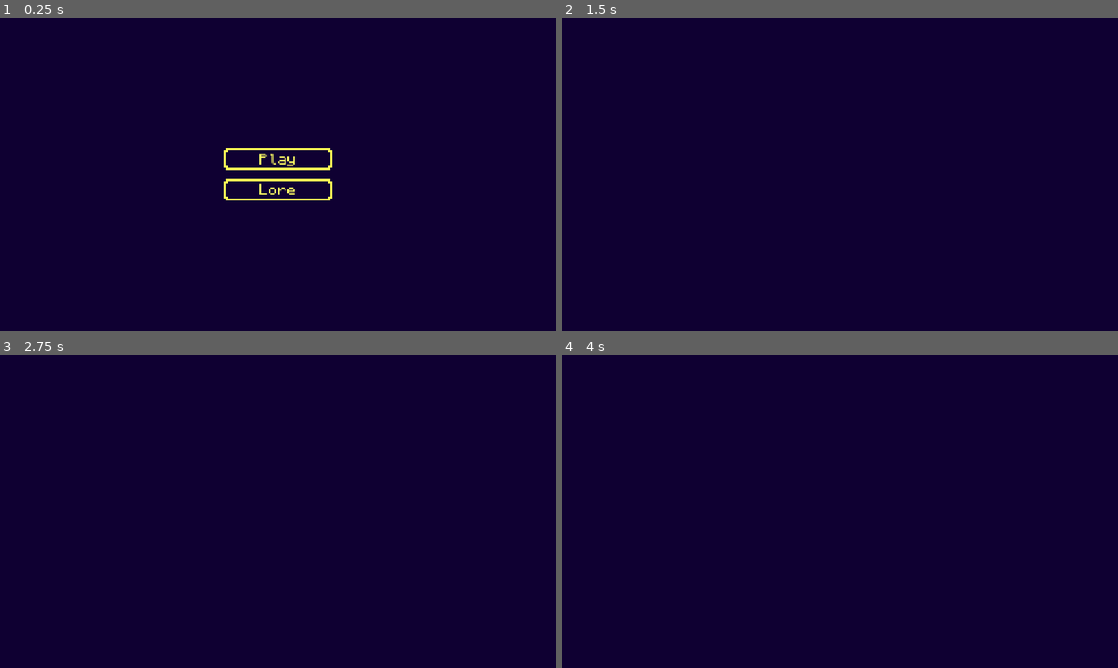
Above: before the commit, frames 1-4 (two rows, left to right).
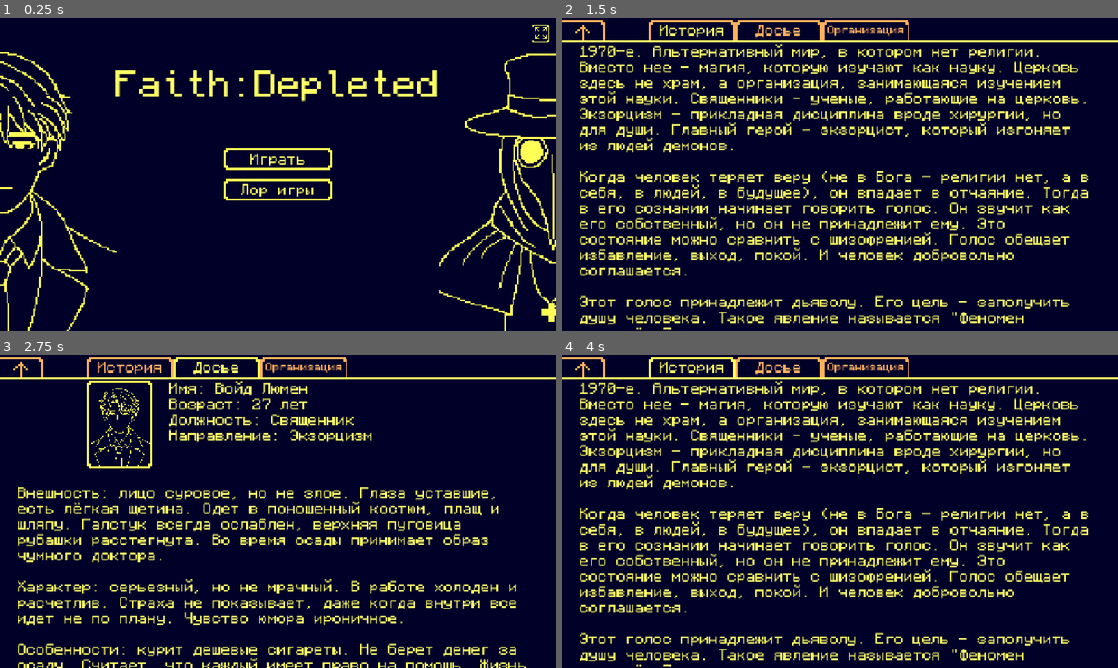
Above: after the commit, the same moments.

Repository: FyxOne/FaiDep
Game: Godot game, scene res://scenes/menu.tscn
Two runs of this game, one before a commit and one after it. Both use one fixed random seed, a clock stepped at 60 frames per second and the inputs below.
Inputs (mouse positions are in pixels of both pictures, inside the frame that each line leads up to):
- Up to frame 1 (0.25 s): no input
- Up to frame 2 (1.5 s): click "Lore" (after the commit: "Лор игры") at 0.5 s; click (689, 30) at 1.25 s, where only the run after the commit has a clickable "История"
- Up to frame 3 (2.75 s): click (216, 367) at 2 s, where only the run after the commit has a clickable "Досье"
- Up to frame 4 (4 s): click (867, 367) at 2.75 s, where only the run after the commit has a clickable "Организация"; click (689, 367) at 3.5 s, where only the run after the commit has a clickable "История"

The runs differ from the first frame. In frame 1, 5.3% of the frame differs, in the area x 0-100%, y 2-100%; in frame 2, 18%, in the area x 0-100%, y 0-100%; in frame 3, 14%; in frame 4, 18%.

Commit message:
Сделал страницу лора. Изменил меню. Изменил иконку

Diff:
--- a/project.godot
+++ b/project.godot
@@ -10,17 +10,18 @@
 
 [application]
 
-config/name="FaiDep"
+config/name="Faith:Depleted"
 run/main_scene="res://scenes/menu.tscn"
 config/features=PackedStringArray("4.7", "GL Compatibility")
-config/icon="res://icon.svg"
+boot_splash/bg_color=Color(0.05882353, 0, 0.19607843, 1)
+boot_splash/image="uid://dnfdvon1iopyd"
+config/icon="uid://dnfdvon1iopyd"
 
 [display]
 
 window/size/viewport_width=1280
 window/size/viewport_height=720
 window/stretch/mode="canvas_items"
-window/stretch/aspect="expand"
 
 [physics]
 
@@ -28,7 +29,8 @@
 
 [rendering]
 
+textures/canvas_textures/default_texture_filter=0
 rendering_device/driver.windows="d3d12"
 renderer/rendering_method="gl_compatibility"
 renderer/rendering_method.mobile="gl_compatibility"
-environment/defaults/default_clear_color=Color(0.05882353, 0, 0.19607843, 1)
+environment/defaults/default_clear_color=Color(0, 0, 0.16078432, 1)
--- a/scenes/lore.tscn
+++ b/scenes/lore.tscn
@@ -1,3 +1,272 @@
 [gd_scene format=3 uid="uid://boidy3qle0fv4"]
 
+[ext_resource type="Script" uid="uid://foaxlysdmbq3" path="res://scripts/lore.gd" id="1_qel7j"]
+[ext_resource type="Texture2D" uid="uid://bgedrw0pvpufy" path="res://resources/textures/non_active_tab.png" id="1_sohhm"]
+[ext_resource type="Texture2D" uid="uid://yyrurmfdbvl1" path="res://resources/textures/active_tab.png" id="2_qel7j"]
+[ext_resource type="FontFile" uid="uid://c8jeuopyf12c7" path="res://resources/fonts/Monocraft.otf" id="4_oo4qk"]
+[ext_resource type="Texture2D" uid="uid://ds1c3ubewkmct" path="res://resources/textures/arrow_pressed.png" id="5_fiw8w"]
+[ext_resource type="Texture2D" uid="uid://2axogn1gut28" path="res://resources/textures/lumen_portrait.png" id="6_xhytr"]
+[ext_resource type="Texture2D" uid="uid://b4e3it5omgjst" path="res://resources/icons/icon32x.png" id="7_g7dn5"]
+[ext_resource type="Texture2D" uid="uid://cwpfbihrn7a2s" path="res://resources/textures/doctor_portrait.png" id="7_ldtwi"]
+
 [node name="Lore" type="Node2D" unique_id=1898827639]
+script = ExtResource("1_qel7j")
+
+[node name="historyTab" type="TextureButton" parent="." unique_id=1935842736]
+offset_left = 200.0
+offset_top = 5.0
+offset_right = 400.0
+offset_bottom = 50.0
+toggle_mode = true
+button_pressed = true
+texture_normal = ExtResource("1_sohhm")
+texture_pressed = ExtResource("2_qel7j")
+stretch_mode = 6
+
+[node name="historyTabLabel" type="Label" parent="historyTab" unique_id=383464113]
+layout_mode = 1
+anchors_preset = 15
+anchor_right = 1.0
+anchor_bottom = 1.0
+grow_horizontal = 2
+grow_vertical = 2
+theme_override_fonts/font = ExtResource("4_oo4qk")
+theme_override_font_sizes/font_size = 32
+text = "История"
+horizontal_alignment = 1
+vertical_alignment = 1
+
+[node name="dossierTab" type="TextureButton" parent="." unique_id=1919737666]
+offset_left = 400.0
+offset_top = 5.0
+offset_right = 600.0
+offset_bottom = 50.0
+toggle_mode = true
+texture_normal = ExtResource("1_sohhm")
+texture_pressed = ExtResource("2_qel7j")
+stretch_mode = 6
+
+[node name="dossierTabLabel" type="Label" parent="dossierTab" unique_id=1847523293]
+layout_mode = 1
+anchors_preset = 15
+anchor_right = 1.0
+anchor_bottom = 1.0
+grow_horizontal = 2
+grow_vertical = 2
+theme_override_fonts/font = ExtResource("4_oo4qk")
+theme_override_font_sizes/font_size = 32
+text = "Досье"
+horizontal_alignment = 1
+vertical_alignment = 1
+
+[node name="organizationTab" type="TextureButton" parent="." unique_id=1442768845]
+offset_left = 600.0
+offset_top = 5.0
+offset_right = 800.0
+offset_bottom = 50.0
+toggle_mode = true
+texture_normal = ExtResource("1_sohhm")
+texture_pressed = ExtResource("2_qel7j")
+stretch_mode = 6
+
+[node name="organizationTabLabel" type="Label" parent="organizationTab" unique_id=504338680]
+layout_mode = 1
+anchors_preset = 15
+anchor_right = 1.0
+anchor_bottom = 1.0
+grow_horizontal = 2
+grow_vertical = 2
+theme_override_fonts/font = ExtResource("4_oo4qk")
+theme_override_font_sizes/font_size = 24
+text = "Организация"
+horizontal_alignment = 1
+vertical_alignment = 1
+
+[node name="homeTab" type="TextureButton" parent="." unique_id=1322074393]
+offset_left = -100.0
+offset_top = 5.0
+offset_right = 100.0
+offset_bottom = 50.0
+texture_normal = ExtResource("1_sohhm")
+texture_pressed = ExtResource("2_qel7j")
+stretch_mode = 6
+
+[node name="homeArrow" type="TextureRect" parent="homeTab" unique_id=1461437077]
+layout_mode = 0
+offset_left = 130.0
+offset_top = 10.0
+offset_right = 165.0
+offset_bottom = 45.0
+texture = ExtResource("5_fiw8w")
+
+[node name="ColorRect" type="ColorRect" parent="." unique_id=1911715914]
+offset_top = 50.0
+offset_right = 1280.0
+offset_bottom = 55.0
+color = Color(1, 1, 0.39215687, 1)
+
+[node name="history" type="ScrollContainer" parent="." unique_id=1282083746]
+anchors_preset = 15
+anchor_right = 1.0
+anchor_bottom = 1.0
+offset_left = 40.0
+offset_top = 60.0
+offset_right = 1240.0
+offset_bottom = 715.0
+grow_horizontal = 2
+grow_vertical = 2
+horizontal_scroll_mode = 0
+vertical_scroll_mode = 3
+
+[node name="historyLabel" type="Label" parent="history" unique_id=1521130840]
+layout_mode = 2
+size_flags_horizontal = 3
+size_flags_vertical = 3
+theme_override_colors/font_color = Color(1, 1, 0.39215687, 1)
+theme_override_fonts/font = ExtResource("4_oo4qk")
+theme_override_font_sizes/font_size = 32
+text = "1970-е. Альтернативный мир, в котором нет религии. Вместо нее - магия, которую изучают как науку. Церковь здесь не храм, а организация, занимающаяся изучением этой науки. Священники - ученые, работающие на церковь. Экзорцизм - прикладная дисциплина вроде хирургии, но для души. Главный герой - экзорцист, который изгоняет из людей демонов.
+
+Когда человек теряет веру (не в Бога - религии нет, а в себя, в людей, в будущее), он впадает в отчаяние. Тогда в его сознании начинает говорить голос. Он звучит как его собственный, но он не принадлежит ему. Это состояние можно сравнить с шизофренией. Голос обещает избавление, выход, покой. И человек добровольно соглашается.
+
+Этот голос принадлежит дьяволу. Его цель - заполучить душу человека. Такое явление называется \"Феномен сделки\". При нем человек становится одержимым демоном.
+
+Церковь точно не знает, почему это происходит. Официально это считается психическим расстройством. В народе ходят слухи о продаже души.
+
+Работа экзорцистов заключается в изгнании демона из разума одержимого путём прямого воздействия на подсознание человека. Процесс изгнания демона называется осадой."
+autowrap_mode = 2
+text_direction = 1
+
+[node name="dossier" type="Control" parent="." unique_id=2103014384]
+visible = false
+layout_mode = 3
+anchors_preset = 0
+
+[node name="dossierPortrait" type="TextureButton" parent="dossier" unique_id=6518627]
+layout_mode = 0
+offset_left = 200.0
+offset_top = 60.0
+offset_right = 350.0
+offset_bottom = 260.0
+toggle_mode = true
+texture_normal = ExtResource("6_xhytr")
+texture_pressed = ExtResource("7_ldtwi")
+stretch_mode = 5
+
+[node name="dossierLabel" type="Label" parent="dossier" unique_id=1899969195]
+layout_mode = 0
+offset_left = 390.0
+offset_top = 60.0
+offset_right = 1582.0
+offset_bottom = 276.0
+size_flags_horizontal = 3
+size_flags_vertical = 3
+theme_override_colors/font_color = Color(1, 1, 0.39215687, 1)
+theme_override_fonts/font = ExtResource("4_oo4qk")
+theme_override_font_sizes/font_size = 32
+text = "Имя: Войд Люмен
+Возраст: 27 лет
+Должность: Священник
+Направление: Экзорцизм
+"
+autowrap_mode = 2
+text_direction = 1
+
+[node name="dossierInfo" type="ScrollContainer" parent="dossier" unique_id=1980645370]
+layout_mode = 1
+anchors_preset = 15
+anchor_right = 1.0
+anchor_bottom = 1.0
+offset_left = 40.0
+offset_top = 300.0
+offset_right = 1240.0
+offset_bottom = 720.0
+grow_horizontal = 2
+grow_vertical = 2
+horizontal_scroll_mode = 0
+vertical_scroll_mode = 3
+
+[node name="dossierInfoLabel" type="Label" parent="dossier/dossierInfo" unique_id=1821687703]
+layout_mode = 2
+size_flags_horizontal = 3
+size_flags_vertical = 3
+theme_override_colors/font_color = Color(1, 1, 0.39215687, 1)
+theme_override_fonts/font = ExtResource("4_oo4qk")
+theme_override_font_sizes/font_size = 32
+text = "Внешность: лицо суровое, но не злое. Глаза уставшие, есть лёгкая щетина. Одет в поношенный костюм, плащ и шляпу. Галстук всегда ослаблен, верхняя пуговица рубашки расстегнута. Во время осады принимает образ чумного доктора.
+
+Характер: серьезный, но не мрачный. В работе холоден и расчетлив. Страха не показывает, даже когда внутри все идет не по плану. Чувство юмора ироничное.
+
+Особенности: курит дешевые сигареты. Не берет денег за осаду. Считает, что каждый имеет право на помощь. Жизнь других приоритетнее собственной.
+
+Примечание: любит гранатовый сок"
+autowrap_mode = 2
+text_direction = 1
+
+[node name="organization" type="Control" parent="." unique_id=1524435304]
+visible = false
+layout_mode = 3
+anchors_preset = 0
+
+[node name="churchEmblem" type="TextureRect" parent="organization" unique_id=568210594]
+layout_mode = 0
+offset_left = 200.0
+offset_top = 60.0
+offset_right = 350.0
+offset_bottom = 210.0
+texture = ExtResource("7_g7dn5")
+
+[node name="organizationLabel" type="Label" parent="organization" unique_id=959268872]
+layout_mode = 0
+offset_left = 390.0
+offset_top = 60.0
+offset_right = 1582.0
+offset_bottom = 276.0
+size_flags_horizontal = 3
+size_flags_vertical = 3
+theme_override_colors/font_color = Color(1, 1, 0.39215687, 1)
+theme_override_fonts/font = ExtResource("4_oo4qk")
+theme_override_font_sizes/font_size = 32
+text = "Название: Церковь
+Тип: Научно-исследовательская организация
+Основана: неизвестно
+Статус: действует"
+autowrap_mode = 2
+text_direction = 1
+
+[node name="organizationInfo" type="ScrollContainer" parent="organization" unique_id=2017947232]
+layout_mode = 1
+anchors_preset = 15
+anchor_right = 1.0
+anchor_bottom = 1.0
+offset_left = 40.0
+offset_top = 250.0
+offset_right = 1240.0
+offset_bottom = 720.0
+grow_horizontal = 2
+grow_vertical = 2
+horizontal_scroll_mode = 0
+vertical_scroll_mode = 3
+
+[node name="organizationInfoLabel" type="Label" parent="organization/organizationInfo" unique_id=1632206488]
+layout_mode = 2
+size_flags_horizontal = 3
+size_flags_vertical = 3
+theme_override_colors/font_color = Color(1, 1, 0.39215687, 1)
+theme_override_fonts/font = ExtResource("4_oo4qk")
+theme_override_font_sizes/font_size = 32
+text = "Церковь - не религиозное учреждение, а научно-исследовательская организация. Её главная задача - изучение магии и применение этих знаний на практике.
+
+На данный момент церковь сосредоточена на устранении угрозы, а не на поиске её первопричин. Феномен сделки остаётся необъяснённым, но это не мешает бороться с его последствиями.
+
+Экзорцисты работают на выездах. Они прибывают к одержимому на дом, проводят осаду и уезжают. Это опасная работа, так как в случае провала экзорцист сам становится одержимым. Его либо пытаются вылечить, либо сжигают на костре.
+
+Люмен Войд - один из действующих экзорцистов. Он работает безвозмездно, что вызывает у церкви вопросы. Но его не трогают, так как он считается почётным работником."
+autowrap_mode = 2
+text_direction = 1
+
+[connection signal="button_down" from="historyTab" to="." method="_on_history_tab_button_down"]
+[connection signal="button_down" from="dossierTab" to="." method="_on_dossier_tab_button_down"]
+[connection signal="button_down" from="organizationTab" to="." method="_on_organization_tab_button_down"]
+[connection signal="button_down" from="homeTab" to="." method="_on_home_tab_button_down"]
+[connection signal="button_up" from="homeTab" to="." method="_on_home_tab_button_up"]
--- a/scenes/menu.tscn
+++ b/scenes/menu.tscn
@@ -1,37 +1,15 @@
 [gd_scene format=3 uid="uid://dl6m1181crome"]
 
 [ext_resource type="Texture2D" uid="uid://bpfy2gpqylqx6" path="res://resources/textures/button_frame.png" id="1_lti8b"]
+[ext_resource type="Script" uid="uid://cawi71nl5msoy" path="res://scripts/menu.gd" id="1_mhnvy"]
 [ext_resource type="Texture2D" uid="uid://cg3wm5ue8ds5x" path="res://resources/textures/button_pressed_frame.png" id="2_mae5d"]
 [ext_resource type="FontFile" uid="uid://c8jeuopyf12c7" path="res://resources/fonts/Monocraft.otf" id="2_ouk20"]
-
-[sub_resource type="GDScript" id="GDScript_mhnvy"]
-script/source = "extends Node2D
-
-# Called when the node enters the scene tree for the first time.
-func _ready() -> void:
-	pass
-
-# Called every frame. 'delta' is the elapsed time since the previous frame.
-func _process(delta: float) -> void:
-	pass
-
-func _on_play_button_button_down() -> void:
-	$playButton/playButtonLabel.modulate = Color(\"#ffaf5f\")
-
-func _on_play_button_button_up() -> void:
-	$playButton/playButtonLabel.modulate = Color(\"#ffff64\")
-	get_tree().change_scene_to_file(\"res://scenes/game.tscn\")
-
-func _on_lore_button_button_down() -> void:
-	$loreButton/loreButtonLabel.modulate = Color(\"#ffaf5f\")
-
-func _on_lore_button_button_up() -> void:
-	$loreButton/loreButtonLabel.modulate = Color(\"#ffff64\")
-	get_tree().change_scene_to_file(\"res://scenes/lore.tscn\")
-"
+[ext_resource type="Texture2D" uid="uid://pkd4fv2mi1mf" path="res://resources/textures/fullscreen_button.png" id="5_g3eks"]
+[ext_resource type="Texture2D" uid="uid://dud6mh7lm60e7" path="res://resources/textures/fullscreen_button_pressed.png" id="6_v86rl"]
+[ext_resource type="Texture2D" uid="uid://dpixpjbomo010" path="res://resources/textures/lumen_menu.png" id="7_v86rl"]
 
 [node name="menu" type="Node2D" unique_id=2145280100]
-script = SubResource("GDScript_mhnvy")
+script = ExtResource("1_mhnvy")
 
 [node name="loreButton" type="TextureButton" parent="." unique_id=974943823]
 texture_filter = 1
@@ -55,7 +33,7 @@
 theme_override_colors/font_color = Color(1, 1, 0.39215687, 1)
 theme_override_fonts/font = ExtResource("2_ouk20")
 theme_override_font_sizes/font_size = 32
-text = "Lore"
+text = "Лор игры"
 horizontal_alignment = 1
 vertical_alignment = 1
 
@@ -81,9 +59,40 @@
 theme_override_colors/font_color = Color(1, 1, 0.39215687, 1)
 theme_override_fonts/font = ExtResource("2_ouk20")
 theme_override_font_sizes/font_size = 32
-text = "Play"
+text = "Играть"
 horizontal_alignment = 1
 vertical_alignment = 1
+
+[node name="lumen" type="TextureRect" parent="." unique_id=1211058047]
+offset_left = 1010.0
+offset_right = 1550.0
+offset_bottom = 720.0
+texture = ExtResource("7_v86rl")
+
+[node name="lumen2" type="TextureRect" parent="." unique_id=464203227]
+offset_left = -270.0
+offset_right = 270.0
+offset_bottom = 720.0
+texture = ExtResource("7_v86rl")
+
+[node name="gameName" type="Label" parent="." unique_id=1627222313]
+offset_left = 267.0
+offset_top = 110.0
+offset_right = 1014.0
+offset_bottom = 191.0
+theme_override_colors/font_color = Color(1, 1, 0.39215687, 1)
+theme_override_fonts/font = ExtResource("2_ouk20")
+theme_override_font_sizes/font_size = 80
+text = "Faith:Depleted"
+
+[node name="fullscreenButton" type="TextureButton" parent="." unique_id=289896608]
+offset_left = 1225.0
+offset_top = 15.0
+offset_right = 1265.0
+offset_bottom = 55.0
+texture_normal = ExtResource("5_g3eks")
+texture_pressed = ExtResource("6_v86rl")
+stretch_mode = 5
 
 [connection signal="button_down" from="loreButton" to="." method="_on_lore_button_button_down"]
 [connection signal="button_up" from="loreButton" to="." method="_on_lore_button_button_up"]
@@ -91,3 +100,4 @@
 [connection signal="button_down" from="playButton" to="." method="_on_play_button_button_down"]
 [connection signal="button_up" from="playButton" to="." method="_on_play_button_button_up"]
 [connection signal="pressed" from="playButton" to="." method="_on_play_button_pressed"]
+[connection signal="button_up" from="fullscreenButton" to="." method="_on_fullscreen_button_button_up"]
--- /dev/null
+++ b/scripts/lore.gd
@@ -0,0 +1,71 @@
+extends Node2D
+
+var active_tab: String = "history"
+# Called when the node enters the scene tree for the first time.
+func _ready() -> void:
+	$historyTab.button_pressed = true
+	$dossierTab.button_pressed = false
+	$organizationTab.button_pressed = false
+
+	$historyTab/historyTabLabel.modulate = Color("ffff64")
+	$dossierTab/dossierTabLabel.modulate = Color("#ffaf5f")
+	$organizationTab/organizationTabLabel.modulate = Color("#ffaf5f")
+
+	$history.visible = true
+	$dossier.visible = false
+	$organization.visible = false
+
+# Called every frame. 'delta' is the elapsed time since the previous frame.
+func _process(delta: float) -> void:
+	pass
+
+func _on_history_tab_button_down() -> void:
+	$historyTab/historyTabLabel.modulate = Color("ffff64")
+
+	$dossierTab.button_pressed = false
+	$dossierTab/dossierTabLabel.modulate = Color("#ffaf5f")
+	$organizationTab.button_pressed = false
+	$organizationTab/organizationTabLabel.modulate = Color("#ffaf5f")
+
+	show_tab("history")
+
+func _on_dossier_tab_button_down() -> void:
+	$dossierTab/dossierTabLabel.modulate = Color("ffff64")
+
+	$historyTab.button_pressed = false
+	$historyTab/historyTabLabel.modulate = Color("#ffaf5f")
+	$organizationTab.button_pressed = false
+	$organizationTab/organizationTabLabel.modulate = Color("#ffaf5f")
+
+	show_tab("dossier")
+
+func _on_organization_tab_button_down() -> void:
+	$organizationTab/organizationTabLabel.modulate = Color("ffff64")
+
+	$historyTab.button_pressed = false
+	$historyTab/historyTabLabel.modulate = Color("#ffaf5f")
+	$dossierTab.button_pressed = false
+	$dossierTab/dossierTabLabel.modulate = Color("#ffaf5f")
+
+	show_tab("organization")
+
+func _on_home_tab_button_up() -> void:
+	$homeTab/homeArrow.texture = load("res://resources/textures/arrow_pressed.png")
+	get_tree().change_scene_to_file("res://scenes/menu.tscn")
+
+func _on_home_tab_button_down() -> void:
+	$homeTab/homeArrow.texture = load("res://resources/textures/arrow.png")
+
+func show_tab(tab):
+	if tab == "history":
+		$history.visible = true
+		$dossier.visible = false
+		$organization.visible = false
+	elif tab == "dossier":
+		$history.visible = false
+		$dossier.visible = true
+		$organization.visible = false
+	elif tab == "organization":
+		$history.visible = false
+		$dossier.visible = false
+		$organization.visible = true
--- a/scripts/menu.gd
+++ b/scripts/menu.gd
@@ -1,11 +1,30 @@
 extends Node2D
-
 
 # Called when the node enters the scene tree for the first time.
 func _ready() -> void:
-	pass # Replace with function body.
-
+	pass
 
 # Called every frame. 'delta' is the elapsed time since the previous frame.
 func _process(delta: float) -> void:
 	pass
+
+func _on_play_button_button_down() -> void:
+	$playButton/playButtonLabel.modulate = Color("#ffaf5f")
+
+func _on_play_button_button_up() -> void:
+	$playButton/playButtonLabel.modulate = Color("#ffff64")
+	get_tree().change_scene_to_file("res://scenes/game.tscn")
+
+func _on_lore_button_button_down() -> void:
+	$loreButton/loreButtonLabel.modulate = Color("#ffaf5f")
+
+func _on_lore_button_button_up() -> void:
+	$loreButton/loreButtonLabel.modulate = Color("#ffff64")
+	get_tree().change_scene_to_file("res://scenes/lore.tscn")
+
+
+func _on_fullscreen_button_button_up() -> void:
+	if DisplayServer.window_get_mode() == DisplayServer.WINDOW_MODE_FULLSCREEN:
+		DisplayServer.window_set_mode(DisplayServer.WINDOW_MODE_WINDOWED)
+	else:
+		DisplayServer.window_set_mode(DisplayServer.WINDOW_MODE_FULLSCREEN)
Binary file added: resources/icons/icon.png
Binary file added: resources/icons/icon32x.png
Binary file added: resources/textures/active_tab.png
Binary file added: resources/textures/arrow.png
Binary file added: resources/textures/arrow_pressed.png
Binary file added: resources/textures/doctor_portrait.png
Binary file added: resources/textures/fullscreen_button.png
Binary file added: resources/textures/fullscreen_button_pressed.png
Binary file added: resources/textures/lumen_menu.png
Binary file added: resources/textures/lumen_portrait.png
Binary file added: resources/textures/non_active_tab.png
